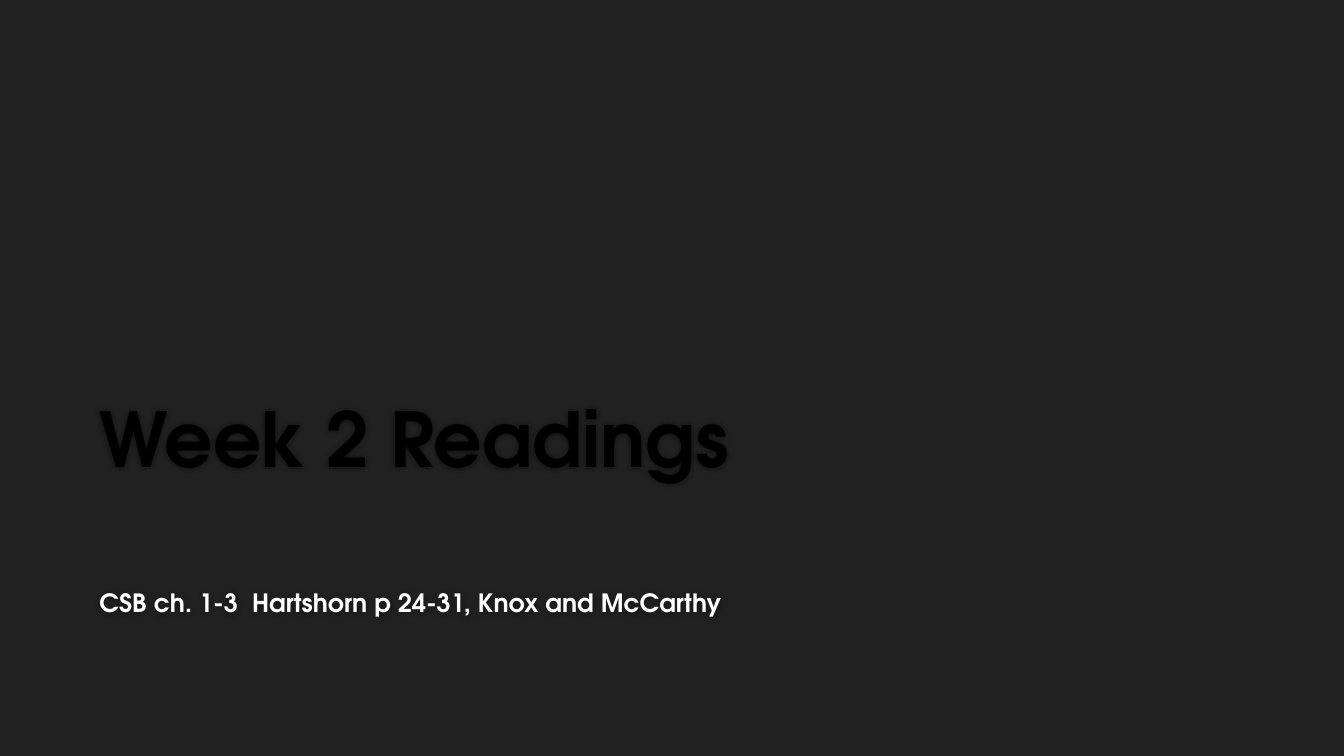
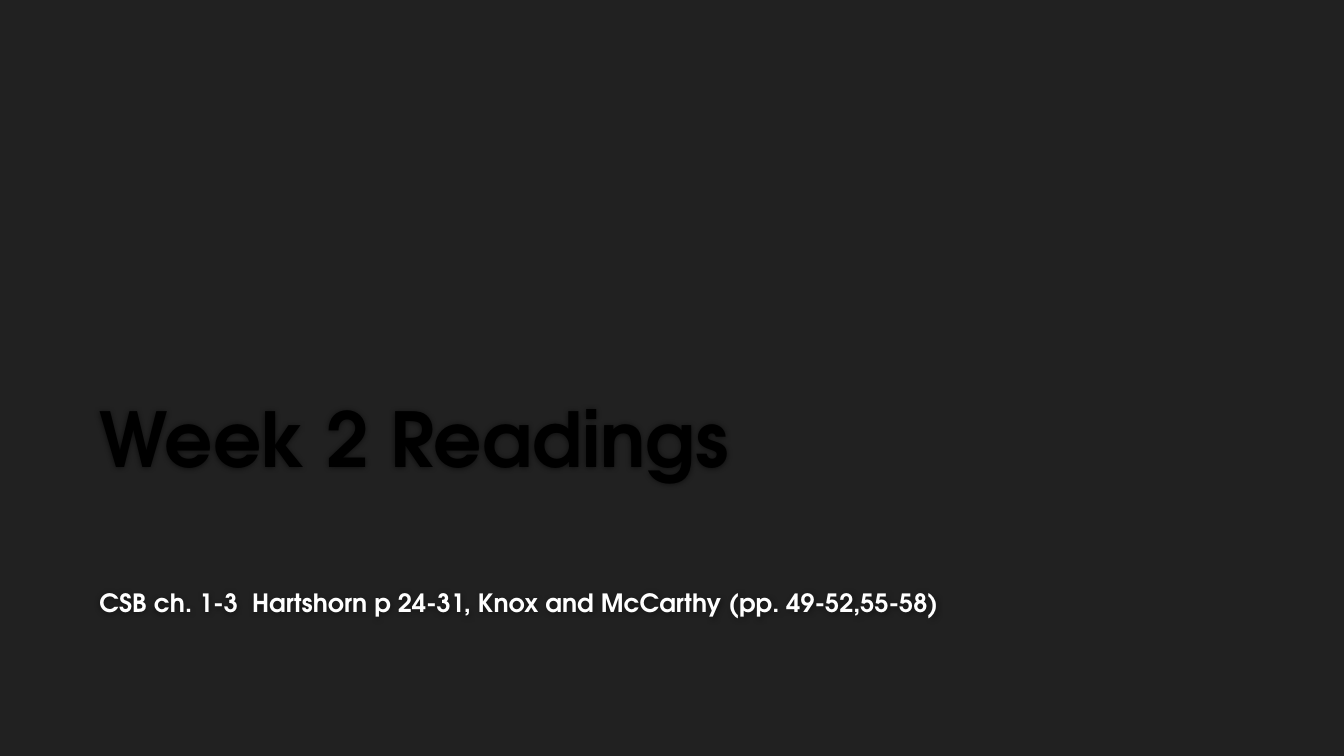
Before and after one commit to MichaelOdumosu57/Spring_2017, a slide deck: slide 1 of Spring 2017 Semester/Urban Development/Urban Development Weekly Readings/Week 2/Week 2 Readings.pptx. Drawn at 1344x756 pixels with LibreOffice and Linux fonts; fonts in the diff are those of the drawing; background and template pictures are left out. Boxes give left, top, right and bottom in pixels: in the first picture for what was removed or moved away, otherwise in the second. Text is boxed around its words. In the diff, an @@ line names an element or a change of style, - is before the commit and + after.

```diff
--- a/Spring 2017 Semester/Urban Development/Urban Development Weekly Readings/Week 2/Week 2 Readings.pptx
+++ b/Spring 2017 Semester/Urban Development/Urban Development Weekly Readings/Week 2/Week 2 Readings.pptx
@@ subtitle at (99, 593, 938, 618): text changed @@
-CSB ch. 1-3 Hartshorn p 24-31, Knox and McCarthy
+CSB ch. 1-3 Hartshorn p 24-31, Knox and McCarthy (pp. 49-52,55-58)
```
Also in this commit, not shown: 1 other slide changed, 2 slides added, 7 other files.
